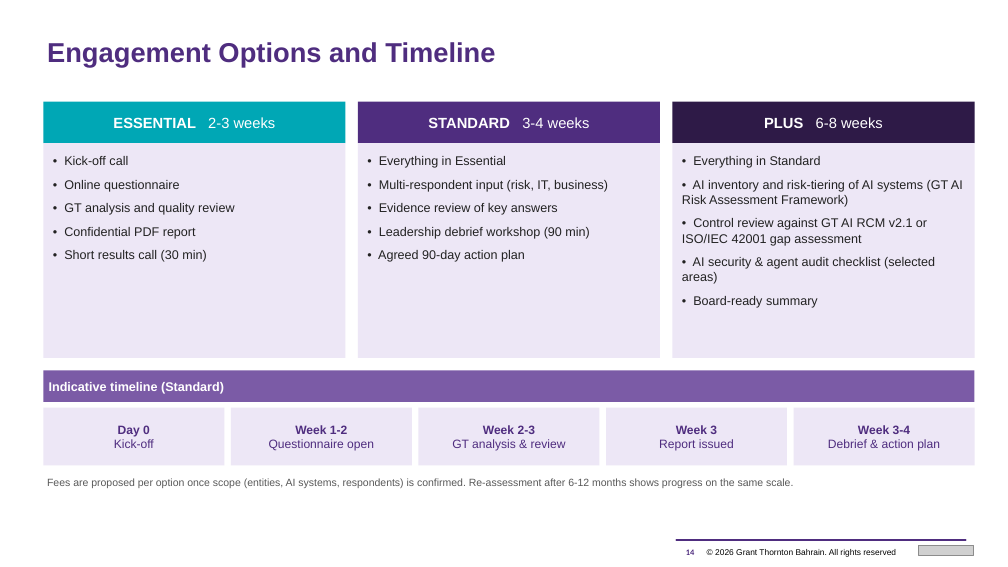
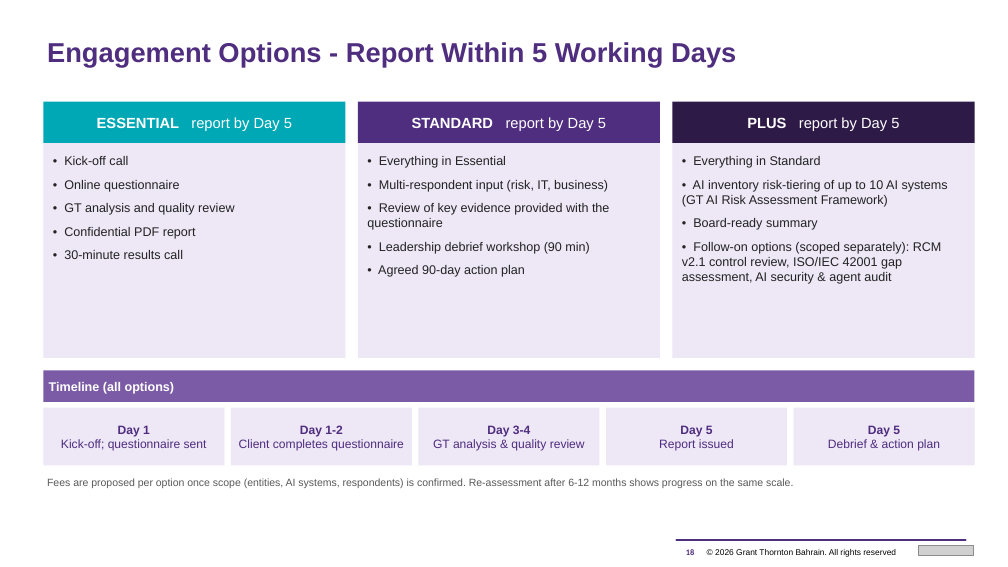
Before and after one commit to mahekdevangtrivedi-wq/GT-AI-Service-Line, a slide deck: slide 18 of 01_AI_Governance_Risk_Compliance/1.3_AI_Readiness_Assessment_Tool/GT_AI_Readiness_Assessment_Proposal.pptx (slide 14 before the commit). Drawn at 1008x567 pixels with LibreOffice and Linux fonts; fonts in the diff are those of the drawing; grey boxes stand for pictures. Boxes give left, top, right and bottom in pixels: in the first picture for what was removed or moved away, otherwise in the second. Text is boxed around its words. In the diff, an @@ line names an element or a change of style, - is before the commit and + after.

```diff
--- a/01_AI_Governance_Risk_Compliance/1.3_AI_Readiness_Assessment_Tool/GT_AI_Readiness_Assessment_Proposal.pptx
+++ b/01_AI_Governance_Risk_Compliance/1.3_AI_Readiness_Assessment_Tool/GT_AI_Readiness_Assessment_Proposal.pptx
@@ text at bbox=[47, 42, 736, 67]: text changed @@
-Engagement Options and Timeline
+Engagement Options - Report Within 5 Working Days
@@ text in rectangle at bbox=[97, 117, 292, 131]: text changed; bold off @@
-ESSENTIAL 2-3 weeks
+ESSENTIAL report by Day 5
@@ text in rectangle at bbox=[412, 117, 606, 131]: text changed; bold off @@
-STANDARD 3-4 weeks
+STANDARD report by Day 5
@@ text in rectangle at bbox=[747, 117, 899, 131]: text changed @@
-PLUS 6-8 weeks
+PLUS report by Day 5
@@ text at bbox=[367, 203, 609, 230]: text changed @@
-• Evidence review of key answers
+• Review of key evidence provided with the questionnaire
@@ text at bbox=[682, 180, 948, 207]: text changed @@
-• AI inventory and risk-tiering of AI systems (GT AI Risk Assessment Framework)
-• Control review against GT AI RCM v2.1 or ISO/IEC 42001 gap assessment
-• AI security & agent audit checklist (selected areas)
+• AI inventory risk-tiering of up to 10 AI systems (GT AI Risk Assessment Framework)
@@ text at bbox=[64, 250, 183, 259]: text changed @@
-• Short results call (30 min)
+• 30-minute results call
@@ text at bbox=[682, 242, 942, 284]: paragraph added @@
+• Follow-on options (scoped separately): RCM v2.1 control review, ISO/IEC 42001 gap assessment, AI security & agent audit
@@ text in rectangle at bbox=[49, 382, 175, 394]: text changed @@
-Indicative timeline (Standard)
+Timeline (all options)
@@ text in rectangle at bbox=[61, 425, 207, 451]: text changed @@
-Day 0
-Kick-off
+Day 1
+Kick-off; questionnaire sent
@@ text in rectangle at bbox=[239, 425, 404, 451]: text changed @@
-Week 1-2
-Questionnaire open
+Day 1-2
+Client completes questionnaire
@@ text in rectangle at bbox=[433, 425, 585, 451]: text changed @@
-Week 2-3
-GT analysis & review
+Day 3-4
+GT analysis & quality review
@@ text in rectangle at bbox=[680, 425, 713, 436]: text changed @@
-Week 3
+Day 5
@@ text in rectangle at bbox=[868, 425, 900, 436]: text changed @@
-Week 3-4
+Day 5
```
Also in this commit, not shown: 8 other slides changed, 5 slides added, 1 slide removed, 7 other files.
